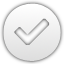
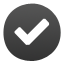
Comparing the layer stacks of the two w=64, h=64 images. Changes:
moved "Layer #1" above "Layer", painted on it over left=0, top=0, right=64, bottom=64
hid "Layer" over left=3, top=3, right=61, bottom=61
